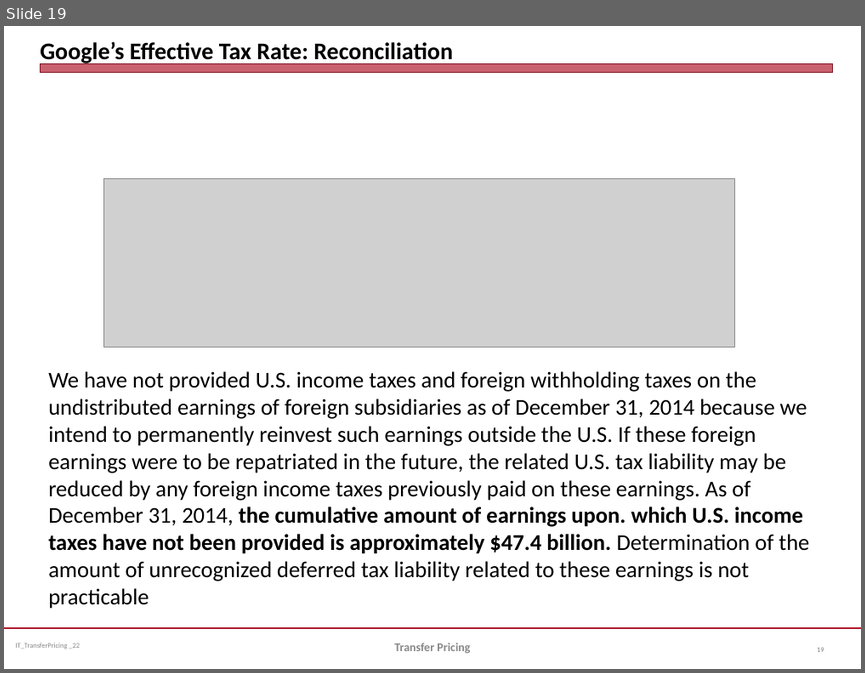
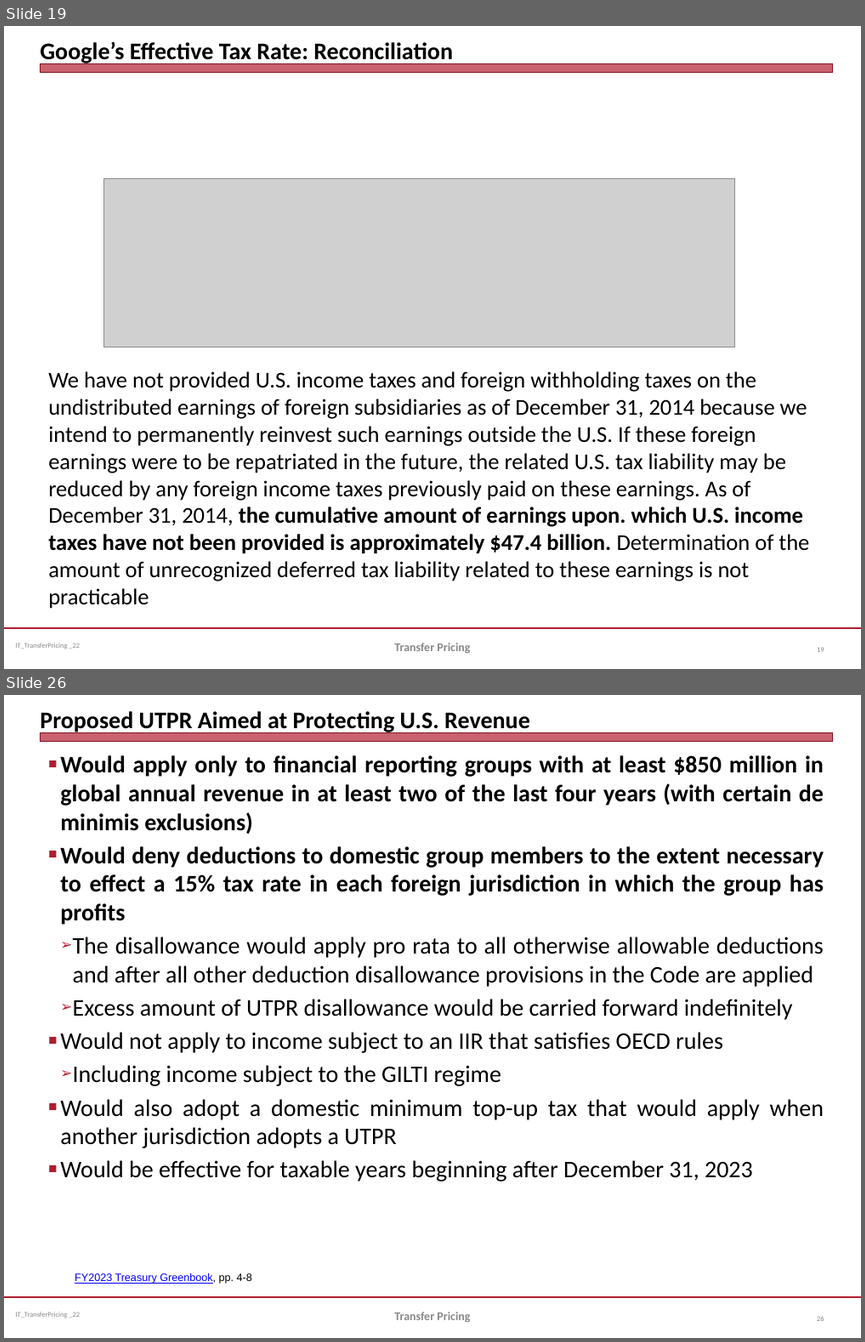
Before and after one commit to jmc877/International-Tax, a slide deck: slides/IT_TransferPricing_2022.pptx. Shown one above the other, each under a label of ours: slide 19 before the commit, slides 19 and 26 after it; the slides between them are not shown. The pictures are 865x673 and 865x1342 pixels, drawn with LibreOffice and Linux fonts; fonts in the diff are those of the drawing; grey boxes stand for pictures. Boxes give left, top, right and bottom in pixels: in the first picture for what was removed or moved away, otherwise in the second. Text is boxed around its words. In the diff, an @@ line names an element or a change of style, - is before the commit and + after.

```diff
--- a/slides/IT_TransferPricing_2022.pptx
+++ b/slides/IT_TransferPricing_2022.pptx
@@ slide 26 added at bbox=[4, 695, 861, 1338], background #FFFFFF; not listed: 3 template elements that a slide beside it also shows @@
@@ title added at bbox=[40, 711, 530, 734], 20 pt, text #000000, bold @@
+Proposed UTPR Aimed at Protecting U.S. Revenue
@@ text added at bbox=[60, 755, 824, 1181], 20 pt, text #000000 @@
+■ Would apply only to financial reporting groups with at least $850 million in global annual revenue in at least two of the last four years (with certain de minimis exclusions)
+■ Would deny deductions to domestic group members to the extent necessary to effect a 15% tax rate in each foreign jurisdiction in which the group has profits
+  ➢ The disallowance would apply pro rata to all otherwise allowable deductions and after all other deduction disallowance provisions in the Code are applied
+  ➢ Excess amount of UTPR disallowance would be carried forward indefinitely
+■ Would not apply to income subject to an IIR that satisfies OECD rules
+  ➢ Including income subject to the GILTI regime
+■ Would also adopt a domestic minimum top-up tax that would apply when another jurisdiction adopts a UTPR
+■ Would be effective for taxable years beginning after December 31, 2023
@@ text added at bbox=[75, 1273, 252, 1283], 9 pt, text #0000FF, underline @@
+FY2023 Treasury Greenbook, pp. 4-8
@@ text added at bbox=[394, 1311, 470, 1321], 10 pt, text #898989, bold @@
+Transfer Pricing
@@ page number added at bbox=[817, 1315, 824, 1321], 6 pt, text #808080 @@
+26
```
Also in this commit, not shown: 3 slides changed, 2 other slides added.
